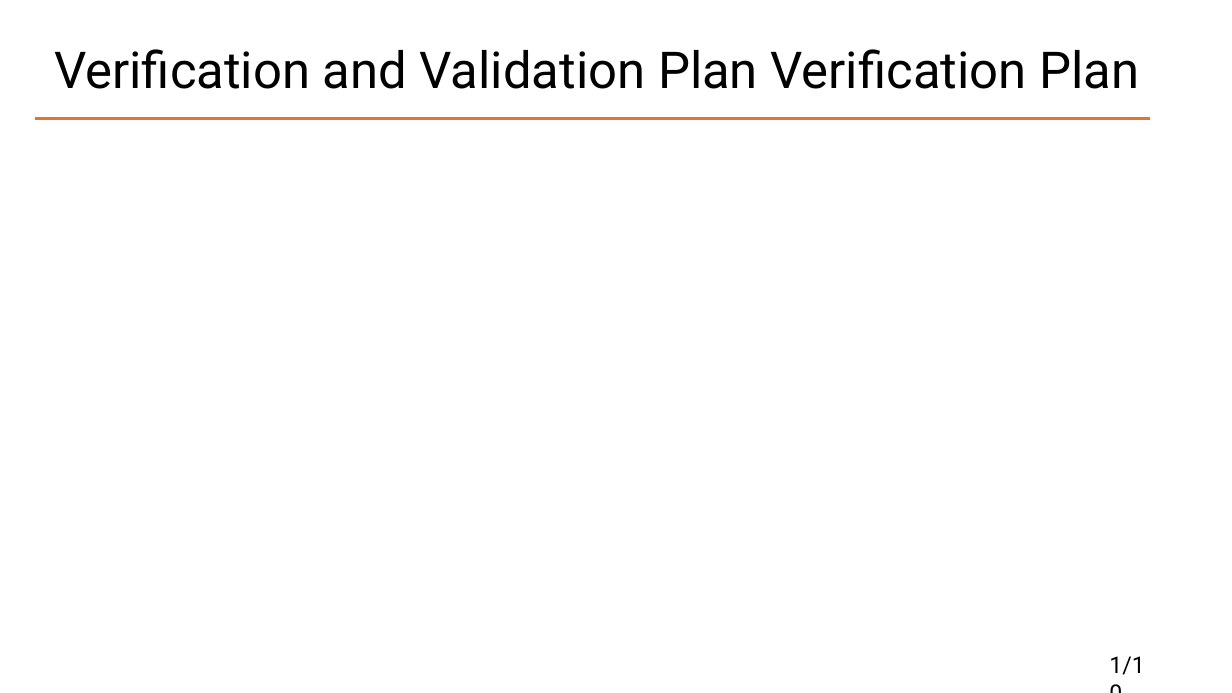
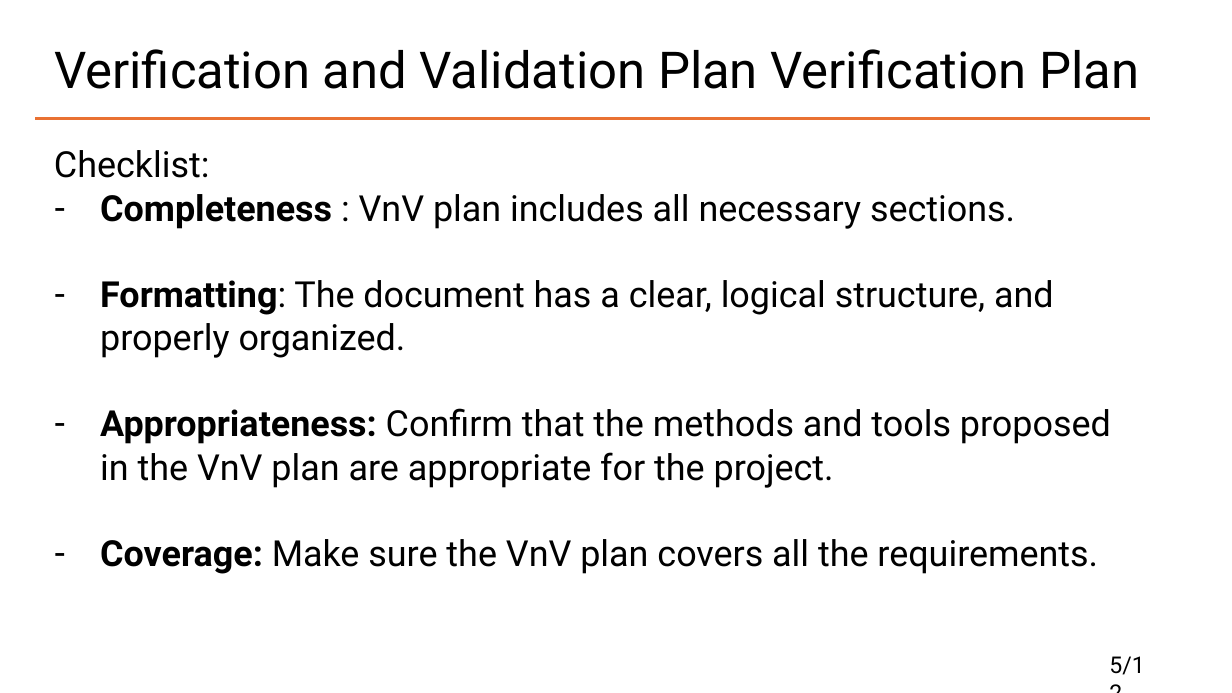
Before and after one commit to Lychee-acaca/CAS741, a slide deck: slide 6 of docs/Presentation/VnV.pptx. Drawn at 1232x693 pixels with LibreOffice and Linux fonts; fonts in the diff are those of the drawing. Boxes give left, top, right and bottom in pixels: in the first picture for what was removed or moved away, otherwise in the second. Text is boxed around its words. In the diff, an @@ line names an element or a change of style, - is before the commit and + after.

```diff
--- a/docs/Presentation/VnV.pptx
+++ b/docs/Presentation/VnV.pptx
@@ text added at [54, 150, 1111, 574], 28 pt, text #000000 @@
+Checklist:
+– Completeness : VnV plan includes all necessary sections.
+– Formatting: The document has a clear, logical structure, and properly organized.
+– Appropriateness: Confirm that the methods and tools proposed in the VnV plan are appropriate for the project.
+– Coverage: Make sure the VnV plan covers all the requirements.
@@ text at [1109, 656, 1144, 675]: text changed @@
-1/10
+5/12
```
Also in this commit, not shown: 11 other slides changed.
